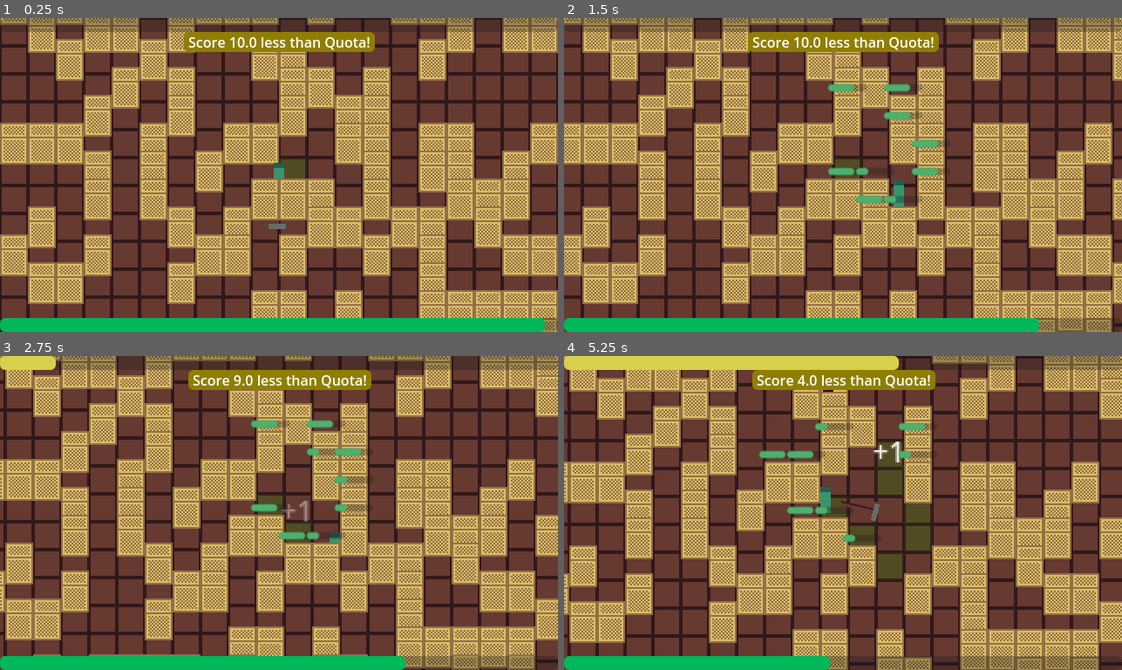
Above: before the commit, frames 1-4 (two rows, left to right).
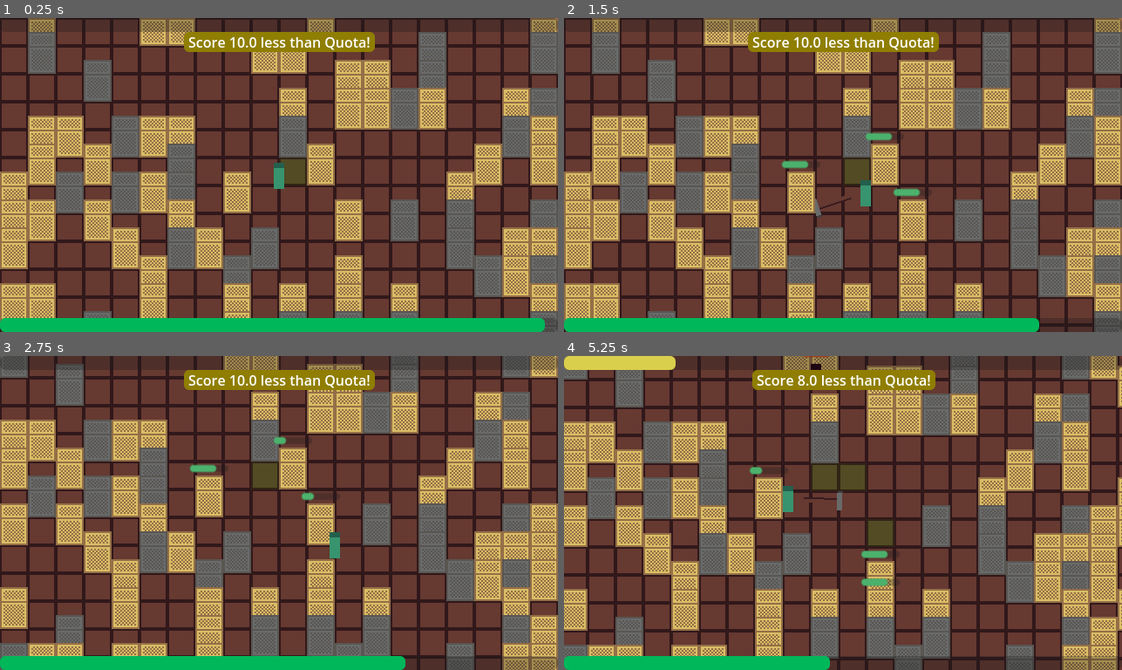
Above: after the commit, the same moments.

Repository: shuofsin/notsowingsimulator
Game: Godot game, scene res://Scenes/Worlds/test_world.tscn
The game is run twice, just before and just after one commit, with the same random seed, the same clock (stepped at 60 frames per second) and the same inputs.
Inputs (mouse positions are in pixels of both pictures, inside the frame that each line leads up to):
- Up to frame 1 (0.25 s): no input
- Up to frame 2 (1.5 s): move the mouse to (965, 159) at 0.52 s; hold D (move_right) 0.53-1.28 s; click (965, 159) at 0.6 s; move the mouse to (731, 190) at 1.27 s; hold S (move_down) from 1.28 s (still down); click (731, 190) at 1.35 s
- Up to frame 3 (2.75 s): move the mouse to (334, 443) at 2.02 s; release S (move_down) at 2.03 s; hold D (move_right) from 2.03 s (still down); click (334, 443) at 2.1 s
- Up to frame 4 (5.25 s): move the mouse to (815, 575) at 2.77 s; release D (move_right) at 2.78 s; hold W (move_up) 2.78-3.53 s; click (815, 575) at 2.85 s; move the mouse to (1010, 560) at 3.52 s; hold A (move_left) 3.53-5.03 s; click (1010, 560) at 3.6 s; move the mouse to (675, 465) at 4.27 s; click (675, 465) at 4.35 s; move the mouse to (870, 513) at 5.02 s; hold S (move_down) from 5.03 s (still down); click (870, 513) at 5.1 s

The runs differ from the first frame. In frame 1, 57% of the frame differs, in the area x 0-100%, y 0-100%; in frame 2, 67%; in frame 3, 75%; in frame 4, 73%.

Commit message:
Added rocks

Diff:
--- a/Scenes/Environment/temp_block.tscn
+++ b/Scenes/Environment/temp_block.tscn
@@ -25,17 +25,20 @@
 script = ExtResource("1_6kufk")
 
 [node name="Sprite2D" type="Sprite2D" parent="."]
+position = Vector2(0, -4)
 texture = ExtResource("1_36wvg")
 
 [node name="CollisionShape2D" type="CollisionShape2D" parent="."]
-position = Vector2(0, 4.5)
+position = Vector2(0, 0.5)
 shape = SubResource("RectangleShape2D_36wvg")
 
 [node name="HealthComponent" parent="." instance=ExtResource("4_xw7vn")]
 unique_name_in_owner = true
+position = Vector2(0, -4)
 MAX_HEALTH = 100
 
 [node name="HealthboxComponent" parent="." node_paths=PackedStringArray("health_component") instance=ExtResource("3_k3m48")]
+position = Vector2(0, -4)
 collision_mask = 0
 health_component = NodePath("../HealthComponent")
 
@@ -52,9 +55,9 @@
 anchor_right = 0.5
 anchor_bottom = 0.5
 offset_left = -11.0
-offset_top = -18.0
+offset_top = -22.0
 offset_right = 11.0
-offset_bottom = -14.0
+offset_bottom = -18.0
 grow_horizontal = 2
 grow_vertical = 2
 theme_override_styles/fill = SubResource("StyleBoxFlat_k3m48")
--- /dev/null
+++ b/Scenes/Environment/temp_rock.tscn
@@ -0,0 +1,19 @@
+[gd_scene load_steps=3 format=3 uid="uid://djgkhix0crf0l"]
+
+[ext_resource type="Texture2D" uid="uid://l8h6pppip2du" path="res://Assets/Art/Environment/proto_rock.png" id="1_spn8v"]
+
+[sub_resource type="RectangleShape2D" id="RectangleShape2D_kg44s"]
+size = Vector2(16, 15)
+
+[node name="TempRock" type="StaticBody2D"]
+z_as_relative = false
+y_sort_enabled = true
+collision_mask = 0
+
+[node name="Sprite2D" type="Sprite2D" parent="."]
+position = Vector2(0, -4)
+texture = ExtResource("1_spn8v")
+
+[node name="CollisionShape2D" type="CollisionShape2D" parent="."]
+position = Vector2(0, 0.5)
+shape = SubResource("RectangleShape2D_kg44s")
--- a/Scenes/Environment/temp_tile_map.tscn
+++ b/Scenes/Environment/temp_tile_map.tscn
@@ -11,10 +11,12 @@
 1:0/0/z_index = -1
 2:0/0 = 0
 2:0/0/z_index = -1
+3:0/0 = 0
 
 [sub_resource type="TileSet" id="TileSet_v1431"]
 sources/0 = SubResource("TileSetAtlasSource_v6tv3")
 
 [node name="TempTileMap" type="TileMapLayer"]
+z_index = -1
 tile_set = SubResource("TileSet_v1431")
 script = ExtResource("2_hh611")
--- a/Scripts/Environment/temp_tile_map.gd
+++ b/Scripts/Environment/temp_tile_map.gd
@@ -3,6 +3,7 @@
 
 const WORLD_DENSITY: int = 5
 var block_scene: PackedScene = preload("res://Scenes/Environment/temp_block.tscn")
+var rock_scene: PackedScene = preload("res://Scenes/Environment/temp_rock.tscn")
 var block_health: int = 75;
 
 func _ready() -> void:
@@ -36,6 +37,12 @@
 				set_cell(cell_coords, 0, Vector2i(2, 0), 0)
 				continue
 			if randi_range(0, WORLD_DENSITY)%WORLD_DENSITY == 0:
+				if randi_range(0, 2) == 0:
+					set_cell(cell_coords, 0, Vector2i(3, 0), 0)
+					var new_rock: StaticBody2D = rock_scene.instantiate()
+					new_rock.global_position = to_global(map_to_local(cell_coords))
+					get_parent().add_child.call_deferred(new_rock)
+					continue
 				set_cell(cell_coords, 0, Vector2i(0, 0), 0)
 				var new_block: StaticBody2D = block_scene.instantiate()
 				new_block.global_position = to_global(map_to_local(cell_coords))
--- a/Scripts/GUI/time_bar.gd
+++ b/Scripts/GUI/time_bar.gd
@@ -42,5 +42,4 @@
 func _clear_phantoms() -> void:
 	for child in get_parent().get_children():
 		if child is Phantom:
-			print("phantoms_cleared")
 			child.queue_free()
--- a/Scripts/Player/player.gd
+++ b/Scripts/Player/player.gd
@@ -22,6 +22,7 @@
 
 func _ready() -> void:
 	Global.player = self
+	tool_sprite.visible = false
 
 func _process(_delta: float) -> void:
 	if Input.is_action_just_pressed("use") and !is_swinging:
Binary file added: Assets/Art/Environment/proto_rock.aseprite
Binary file added: Assets/Art/Environment/proto_rock.png
Not shown, added: Assets/Art/Environment/proto_rock.png.import
Binary file changed: Assets/Art/Environment/tilemap-wheat.aseprite
Binary file changed: Assets/Art/Environment/tilemap-wheat.png
